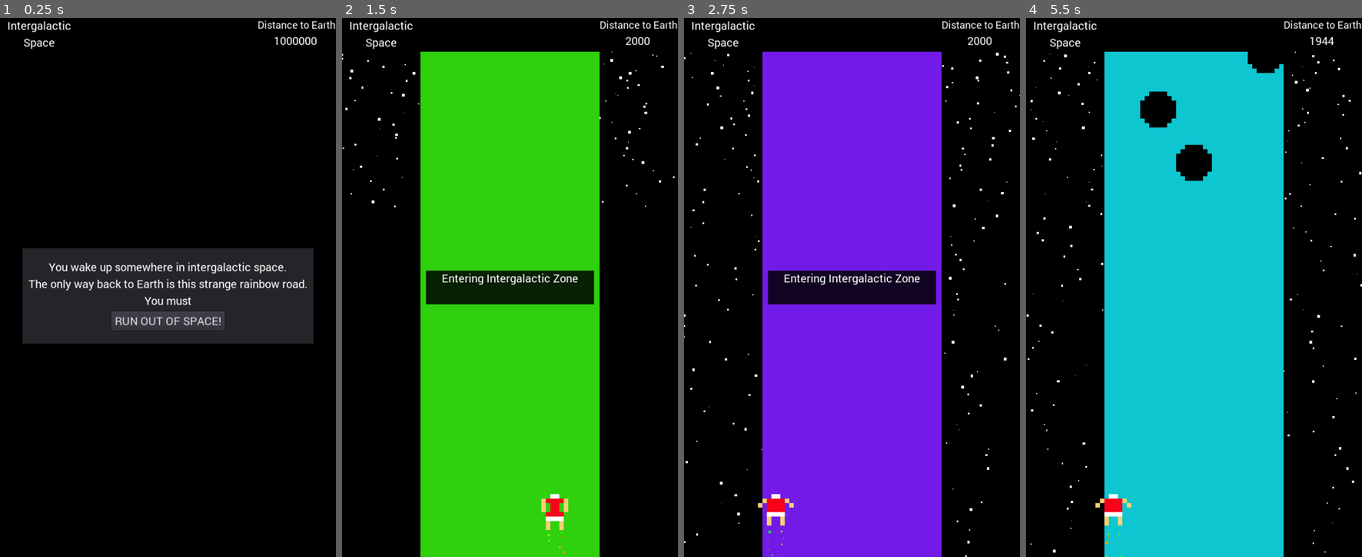
Above: before the commit, frames 1-4 (left to right).
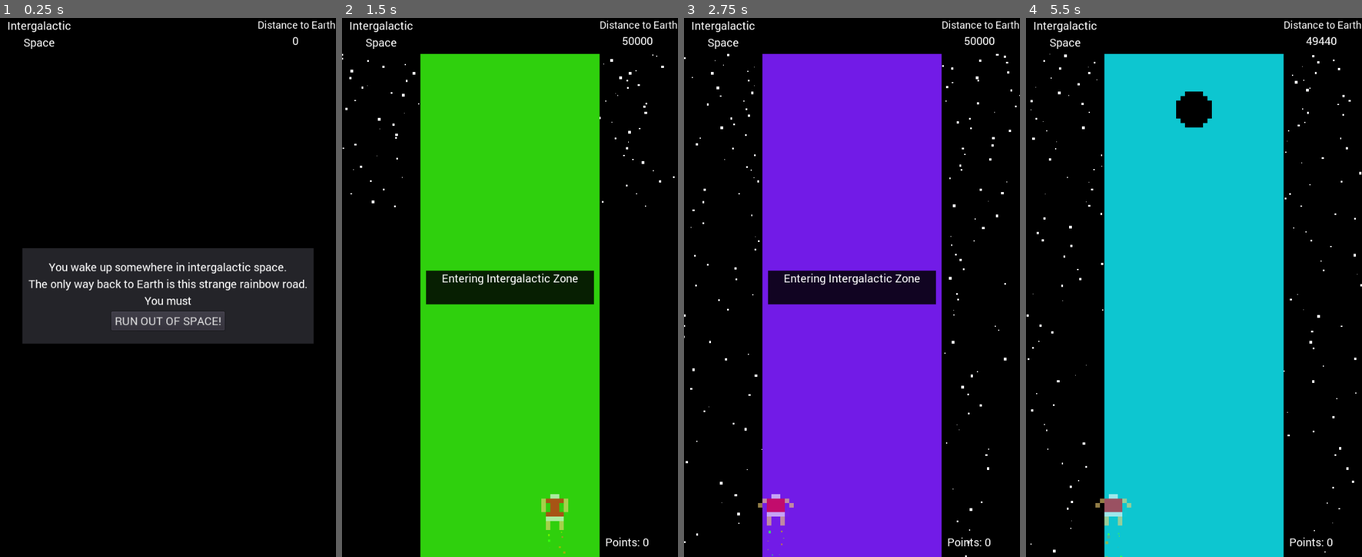
Above: after the commit, the same moments.

Repository: learnb/LD42
Game: Godot game, scene res://Main.tscn
Two runs of this game, one before a commit and one after it. Both use one fixed random seed, a clock stepped at 60 frames per second and the inputs below.
Inputs:
- Up to frame 1 (0.25 s): no input
- Up to frame 2 (1.5 s): click "RUN OUT OF SPACE!" at 0.5 s; tap Enter (ui_accept) at 1.25 s; hold Right (ui_right) from 1.28 s (still down); hold Space (ui_action) from 1.28 s (still down)
- Up to frame 3 (2.75 s): tap Enter (ui_accept) at 1.52, 1.55, 1.82, 2.1, 2.27, 2.57 s; release Right (ui_right) at 2.03 s; release Space (ui_action) at 2.03 s; hold Left (ui_left) from 2.03 s (still down); tap Space (ui_action) at 2.3 s
- Up to frame 4 (5.5 s): release Left (ui_left) at 2.78 s; hold Space (ui_action) 2.78-3.53 s; hold Right (ui_right) 2.78-4.28 s; tap Enter (ui_accept) at 3.05, 3.77, 4.07, 4.35, 4.52, 4.82, 5.27 s; tap Space (ui_action) at 3.6, 5.1 s; hold Left (ui_left) from 4.28 s (still down)

The runs differ from the first frame. In frame 1, less than 0.1% of the frame differs, in the area x 81-95%, y 3-6%; in frame 2, 0.8%; in frame 3, 0.8%; in frame 4, 2.8%, in the area x 20-93%, y 3-100%.

Commit message:
everything but sound

Diff:
--- /dev/null
+++ b/Bonus.gd
@@ -0,0 +1,22 @@
+extends Node
+
+
+
+func _ready():
+	pass
+
+func set_label(text):
+	$AnimationPlayer/Position2D/Label.text = text
+
+func set_loc(pos):
+	$AnimationPlayer/Position2D.position = pos
+
+func play(value):
+	set_label(str(value))
+	# play animation
+	$AnimationPlayer.play("get_point")
+	# wait
+	yield($AnimationPlayer, "animation_finished")
+	# die
+	queue_free()
+	pass
--- /dev/null
+++ b/Bonus.tscn
@@ -0,0 +1,96 @@
+[gd_scene load_steps=5 format=2]
+
+[ext_resource path="res://Bonus.gd" type="Script" id=1]
+[ext_resource path="res://fonts/Roboto-Regular.ttf" type="DynamicFontData" id=2]
+
+[sub_resource type="Animation" id=2]
+
+resource_name = "get_point"
+length = 1.0
+loop = false
+step = 0.1
+tracks/0/type = "value"
+tracks/0/path = NodePath("AnimationPlayer/Position2D/Label:rect_scale")
+tracks/0/interp = 1
+tracks/0/loop_wrap = true
+tracks/0/imported = false
+tracks/0/enabled = true
+tracks/0/keys = {
+"times": PoolRealArray( 0, 1 ),
+"transitions": PoolRealArray( 1, 1 ),
+"update": 0,
+"values": [ Vector2( 1, 1 ), Vector2( 1.5, 1.5 ) ]
+}
+tracks/1/type = "value"
+tracks/1/path = NodePath("AnimationPlayer/Position2D/Label:custom_colors/font_color")
+tracks/1/interp = 1
+tracks/1/loop_wrap = true
+tracks/1/imported = false
+tracks/1/enabled = true
+tracks/1/keys = {
+"times": PoolRealArray( 0, 1 ),
+"transitions": PoolRealArray( 1, 1 ),
+"update": 0,
+"values": [ Color( 1, 1, 1, 1 ), Color( 1, 1, 1, 0.171255 ) ]
+}
+tracks/2/type = "value"
+tracks/2/path = NodePath("AnimationPlayer/Position2D/Label:rect_position")
+tracks/2/interp = 1
+tracks/2/loop_wrap = true
+tracks/2/imported = false
+tracks/2/enabled = true
+tracks/2/keys = {
+"times": PoolRealArray( 0, 1 ),
+"transitions": PoolRealArray( 1, 1 ),
+"update": 0,
+"values": [ Vector2( 0, 0 ), Vector2( 0, -100 ) ]
+}
+
+[sub_resource type="DynamicFont" id=1]
+
+size = 20
+use_mipmaps = false
+use_filter = false
+font_data = ExtResource( 2 )
+_sections_unfolded = [ "Font", "Settings" ]
+
+[node name="Bonus" type="Node"]
+
+script = ExtResource( 1 )
+
+[node name="AnimationPlayer" type="AnimationPlayer" parent="." index="0"]
+
+root_node = NodePath("..")
+autoplay = ""
+playback_process_mode = 1
+playback_default_blend_time = 0.0
+playback_speed = 1.0
+anims/get_point = SubResource( 2 )
+blend_times = [  ]
+
+[node name="Position2D" type="Position2D" parent="AnimationPlayer" index="0"]
+
+[node name="Label" type="Label" parent="AnimationPlayer/Position2D" index="0"]
+
+anchor_left = 0.0
+anchor_top = 0.0
+anchor_right = 0.0
+anchor_bottom = 0.0
+margin_top = -100.0
+margin_right = 40.0
+margin_bottom = -73.0
+rect_rotation = 320.0
+rect_scale = Vector2( 1.5, 1.5 )
+rect_pivot_offset = Vector2( 0, 0 )
+rect_clip_content = false
+mouse_filter = 2
+mouse_default_cursor_shape = 0
+size_flags_horizontal = 1
+size_flags_vertical = 4
+custom_fonts/font = SubResource( 1 )
+custom_colors/font_color = Color( 1, 1, 1, 0.171255 )
+text = "+10"
+percent_visible = 1.0
+lines_skipped = 0
+max_lines_visible = -1
+_sections_unfolded = [ "Rect", "custom_colors", "custom_fonts" ]
--- a/HUD.gd
+++ b/HUD.gd
@@ -4,7 +4,7 @@
 	$Message.hide()
 
 func update_score(score):
-	$Score.text = str(score)
+	$Score.text = str(score*10)
 
 func update_zone(text):
 	$Zone.text = text
@@ -17,6 +17,16 @@
 	$Message.hide()
 	$Message.text = ""
 
+func resize_for_zone(zone):
+	if zone == 1:
+		$AnimationPlayer.play("space_animate_zone_1")
+	if zone == 2:
+		$AnimationPlayer.play("space_animate_zone_2")
+	if zone == 3:
+		$AnimationPlayer.play("space_animate_zone_3")
+	if zone == 4:
+		$AnimationPlayer.play("space_animate_end")
+
 func resize_space(height):
 	$AnimationPlayer/Space.margin_bottom = height
 	#$Space.margin_bottom = height
--- a/HUD.tscn
+++ b/HUD.tscn
@@ -1,25 +1,82 @@
-[gd_scene load_steps=8 format=2]
+[gd_scene load_steps=11 format=2]
 
 [ext_resource path="res://HUD.gd" type="Script" id=1]
 [ext_resource path="res://fonts/Roboto-Regular.ttf" type="DynamicFontData" id=2]
 
+[sub_resource type="Animation" id=6]
+
+resource_name = "space_animate_end"
+length = 4.0
+loop = false
+step = 0.1
+tracks/0/type = "value"
+tracks/0/path = NodePath("AnimationPlayer/Space:margin_bottom")
+tracks/0/interp = 1
+tracks/0/loop_wrap = true
+tracks/0/imported = false
+tracks/0/enabled = true
+tracks/0/keys = {
+"times": PoolRealArray( 0, 4 ),
+"transitions": PoolRealArray( 1, 1 ),
+"update": 0,
+"values": [ 704.0, 64.0 ]
+}
+
 [sub_resource type="Animation" id=5]
 
-resource_name = "space_animate"
-length = 1.0
-loop = false
-step = 0.1
-tracks/0/type = "value"
-tracks/0/path = NodePath("AnimationPlayer/Space:margin_bottom")
-tracks/0/interp = 1
-tracks/0/loop_wrap = true
-tracks/0/imported = false
-tracks/0/enabled = true
-tracks/0/keys = {
-"times": PoolRealArray( 0 ),
-"transitions": PoolRealArray( 1 ),
-"update": 1,
-"values": [ 60.0 ]
+resource_name = "space_animate_zone_1"
+length = 4.0
+loop = false
+step = 0.1
+tracks/0/type = "value"
+tracks/0/path = NodePath("AnimationPlayer/Space:margin_bottom")
+tracks/0/interp = 1
+tracks/0/loop_wrap = true
+tracks/0/imported = false
+tracks/0/enabled = true
+tracks/0/keys = {
+"times": PoolRealArray( 0, 4 ),
+"transitions": PoolRealArray( 1, 1 ),
+"update": 0,
+"values": [ 60.0, 192.0 ]
+}
+
+[sub_resource type="Animation" id=7]
+
+resource_name = "space_animate_zone_2"
+length = 4.0
+loop = false
+step = 0.1
+tracks/0/type = "value"
+tracks/0/path = NodePath("AnimationPlayer/Space:margin_bottom")
+tracks/0/interp = 1
+tracks/0/loop_wrap = true
+tracks/0/imported = false
+tracks/0/enabled = true
+tracks/0/keys = {
+"times": PoolRealArray( 0, 4 ),
+"transitions": PoolRealArray( 1, 1 ),
+"update": 0,
+"values": [ 192.0, 448.0 ]
+}
+
+[sub_resource type="Animation" id=8]
+
+resource_name = "space_animate_zone_3"
+length = 4.0
+loop = false
+step = 0.1
+tracks/0/type = "value"
+tracks/0/path = NodePath("AnimationPlayer/Space:margin_bottom")
+tracks/0/interp = 1
+tracks/0/loop_wrap = true
+tracks/0/imported = false
+tracks/0/enabled = true
+tracks/0/keys = {
+"times": PoolRealArray( 0, 4 ),
+"transitions": PoolRealArray( 1, 1 ),
+"update": 0,
+"values": [ 448.0, 704.0 ]
 }
 
 [sub_resource type="DynamicFont" id=1]
@@ -65,7 +122,10 @@
 playback_process_mode = 1
 playback_default_blend_time = 0.0
 playback_speed = 1.0
-anims/space_animate = SubResource( 5 )
+anims/space_animate_end = SubResource( 6 )
+anims/space_animate_zone_1 = SubResource( 5 )
+anims/space_animate_zone_2 = SubResource( 7 )
+anims/space_animate_zone_3 = SubResource( 8 )
 blend_times = [  ]
 
 [node name="Space" type="ColorRect" parent="AnimationPlayer" index="0"]
@@ -76,7 +136,7 @@
 anchor_bottom = 0.0
 margin_left = -300.0
 margin_right = 300.0
-margin_bottom = 60.0
+margin_bottom = 64.0
 rect_pivot_offset = Vector2( 0, 0 )
 rect_clip_content = false
 mouse_filter = 0
@@ -147,7 +207,7 @@
 size_flags_horizontal = 1
 size_flags_vertical = 4
 custom_fonts/font = SubResource( 3 )
-text = "1000000"
+text = "0"
 align = 1
 percent_visible = 1.0
 lines_skipped = 0
--- a/Main.gd
+++ b/Main.gd
@@ -1,10 +1,16 @@
 extends Node
 
 export (PackedScene) var Obstl
-var score
-const SCORE_START = 2000
+export (PackedScene) var Bonus
+var score # Distance metric
+var points # Style points
+var win = false
+var alive = true
+var is_start_menu = true
+var zone = 0
+const SCORE_START = 5000
 const ZONE_LINES = [SCORE_START/4*3, SCORE_START/4*2, SCORE_START/4*1, SCORE_START/4*0]
-const ZONE_HEIGHTS = [60, 160, 300, 480, 832, 960]
+const ZONE_HEIGHTS = [64*1, 64*3, 64*7, 64*11, 64*13, 64*15]
 
 func _ready():
 	randomize()
@@ -13,42 +19,83 @@
 	$Player.position.y = 880
 	score = SCORE_START
 	$HUD.resize_space(ZONE_HEIGHTS[5])
+	$SpawnTimer.wait_time = 0.5
+	show_start_menu()
 
 func _process(delta):
-	$Debug.text = str($Player.jumping)
-
-func new_game():
-	# Clear Menu
+	if is_start_menu and Input.is_action_just_pressed("ui_accept"):
+			new_game()
+
+	$Debug.text = str(is_start_menu)
+	if win:
+		$Player.position.y -= $Player.speed/4 * delta
+		$Player.position.y = clamp($Player.position.y, 80, 880)
+
+func show_start_menu():
+	is_start_menu = true
+	$Description.show()
+	$Start.show()
+	$Panel.show()
+
+func hide_start_menu():
+	is_start_menu = false
 	$Description.hide()
 	$Start.hide()
 	$Panel.hide()
 
+func new_game(): # Start button event
+	# Clear Menu
+	hide_start_menu()
+
 	# Start Game
+	alive = true
+	update_points(0)
 	$HUD.resize_space(ZONE_HEIGHTS[0])
 	score = SCORE_START
 	$HUD.update_score(score)
 	$Player.show()
 	$Player.position.x = 300
 	$Player.position.y = 880
+	$SpawnTimer.wait_time = 0.5
 	$SpawnTimer.start()
 	$ScoreTimer.start()
 	change_zone(0)
 
 func game_over():
+
+	# Reset all game variables
+	alive = false
+	$Player.position.x = 0
+	zone = 0
+
+	$Player.hide()
+	$TransitionTimer.stop() # Stop TransitionTimer first: it is a lock
+	$SpawnTimer.stop()
+	$ScoreTimer.stop()
+
+	# Wait for timer to end
 	# Show Game Over message
-	# Reset all game variables
-	$HUD.resize_space(ZONE_HEIGHTS[5])
-	$Player.hide()
-	$SpawnTimer.stop()
-	$ScoreTimer.stop()
-	$TransitionTimer.stop()
+	$HUD.show_message("You fell in a hole!")
+	$TransitionTimer.start()
+	yield($TransitionTimer, "timeout")
+	$SpawnTimer.stop()
+	$ScoreTimer.stop()
+
 	# queue_free all Obstl instances
 	clear_obs()
-	# Wait for timer to end
-
-	$Panel.show()
-	$Description.show()
-	$Start.show()
+	$HUD.resize_space(ZONE_HEIGHTS[5])
+	show_start_menu()
+
+func win():
+	win = true
+	$TransitionTimer.stop()
+	$SpawnTimer.stop()
+	$ScoreTimer.stop()
+	$Road.clear_road()
+
+	# Congrats
+	# Credits
+
 
 func clear_obs():
 	var regex = RegEx.new()
@@ -63,41 +110,41 @@
 		$HUD.show_message("Entering Intergalactic Zone")
 		$HUD.update_zone("Intergalactic\nSpace")
 		$HUD.resize_space(ZONE_HEIGHTS[0])
+		$SpawnTimer.wait_time = 0.5
 	if zone_index == 1:
-		$HUD.show_message("Entering Interstellar Zone")
+		$HUD.show_message("Entering Interstellar Zone\nIt's getting harder to see..")
 		$HUD.update_zone("Interstellar\nSpace")
-		$HUD.resize_space(ZONE_HEIGHTS[1])
+		$HUD.resize_for_zone(1)
+		$SpawnTimer.wait_time = 0.25
 	if zone_index == 2:
 		$HUD.show_message("Entering Interplanetary Zone")
 		$HUD.update_zone("Interplanetary\nSpace")
-		$HUD.resize_space(ZONE_HEIGHTS[2])
+		$HUD.resize_for_zone(2)
+		$SpawnTimer.wait_time = 0.25
 	if zone_index == 3:
 		$HUD.show_message("Entering Geospace Zone\nAlmost home!")
 		$HUD.update_zone("Geospace")
-		$HUD.resize_space(ZONE_HEIGHTS[3])
+		$HUD.resize_for_zone(3)
+		$SpawnTimer.wait_time = 0.25
+		#$HUD.resize_space(ZONE_HEIGHTS[3])
 	if zone_index == 4: # WIN
 		$HUD.show_message("You made it to Earth!")
 		$HUD.update_zone("Earth")
-		$HUD.resize_space(ZONE_HEIGHTS[3])
-
-	$SpawnTimer.stop()
-	$ScoreTimer.stop()
-	#clear_obs()
+		$HUD.resize_for_zone(4)
+		win()
+		return
+		#$HUD.resize_space(ZONE_HEIGHTS[3])
+
+	$SpawnTimer.stop()
+	$ScoreTimer.stop()
+	#clear_obs() # TODO: Want this or not?
 	$TransitionTimer.start()
 	yield($TransitionTimer, "timeout")
 	$SpawnTimer.start()
 	$ScoreTimer.start()
-
-
-
-func _on_Player_hit():
-	game_over()
-
-func _on_SpawnTimer_timeout():
-	# Choose a random location on Path2D.
-	var loc_x = [172, 236, 300, 364, 428]
-	var x = loc_x[randi() % loc_x.size()]
-	# Create a Obstacle instance and add it to the scene.
+	zone = zone_index
+
+func make_ob_at(x):
 	var obstl = Obstl.instance()
 	add_child(obstl)
 	# Set the obstl's position to a random location.
@@ -105,6 +152,30 @@
 	obstl.position.y = 0
 	# Choose the velocity.
 	obstl.set_linear_velocity(Vector2(0, obstl.speed))
+
+func make_bonus(value):
+	update_points(points + value)
+	var b = Bonus.instance()
+	add_child(b)
+	# Set the obstl's position to a random location.
+	b.set_loc($Player.position)
+	b.play("+"+str(value))
+
+func _on_Player_hit():
+	game_over()
+
+func _on_SpawnTimer_timeout():
+	# Choose a random location
+	var loc_x = [172, 236, 300, 364, 428]
+	var x = loc_x[randi() % loc_x.size()]
+	# Create a Obstacle instance and add it to the scene
+	make_ob_at(x)
+	if zone >= 2:
+		x = loc_x[randi() % loc_x.size()]
+		make_ob_at(x)
+	if zone >= 3:
+		x = loc_x[randi() % loc_x.size()]
+		make_ob_at(x)
 
 func _on_ScoreTimer_timeout():
 	score -= 1
@@ -121,3 +192,19 @@
 	if score == ZONE_LINES[3]: # Win / Earth
 		clear_obs()
 		change_zone(4)
+
+func update_points(value):
+	points = value
+	$Points.text = "Points: "
+	$Points.text += str(points)
+
+func _on_Player_point():
+	if alive:
+		if zone == 0:
+			make_bonus(10)
+		if zone == 1:
+			make_bonus(50)
+		if zone == 2:
+			make_bonus(100)
+		if zone == 3:
+			make_bonus(500)
--- a/Main.tscn
+++ b/Main.tscn
@@ -1,11 +1,12 @@
-[gd_scene load_steps=10 format=2]
+[gd_scene load_steps=12 format=2]
 
 [ext_resource path="res://Main.gd" type="Script" id=1]
 [ext_resource path="res://Obstacle.tscn" type="PackedScene" id=2]
-[ext_resource path="res://Road.tscn" type="PackedScene" id=3]
-[ext_resource path="res://Player.tscn" type="PackedScene" id=4]
-[ext_resource path="res://HUD.tscn" type="PackedScene" id=5]
-[ext_resource path="res://fonts/Roboto-Regular.ttf" type="DynamicFontData" id=6]
+[ext_resource path="res://Bonus.tscn" type="PackedScene" id=3]
+[ext_resource path="res://Road.tscn" type="PackedScene" id=4]
+[ext_resource path="res://Player.tscn" type="PackedScene" id=5]
+[ext_resource path="res://HUD.tscn" type="PackedScene" id=6]
+[ext_resource path="res://fonts/Roboto-Regular.ttf" type="DynamicFontData" id=7]
 
 [sub_resource type="ParticlesMaterial" id=1]
 
@@ -60,17 +61,25 @@
 size = 20
 use_mipmaps = false
 use_filter = false
-font_data = ExtResource( 6 )
+font_data = ExtResource( 7 )
+_sections_unfolded = [ "Font", "Settings" ]
+
+[sub_resource type="DynamicFont" id=4]
+
+size = 20
+use_mipmaps = false
+use_filter = false
+font_data = ExtResource( 7 )
 _sections_unfolded = [ "Font", "Settings" ]
 
 [node name="Main" type="Node" index="0"]
 
 script = ExtResource( 1 )
 Obstl = ExtResource( 2 )
+Bonus = ExtResource( 3 )
 
 [node name="Background" type="ColorRect" parent="." index="0"]
 
-editor/display_folded = true
 anchor_left = 0.5
 anchor_top = 0.5
 anchor_right = 0.5
@@ -134,52 +143,31 @@
 v_frames = 1
 _sections_unfolded = [ "Process Material", "Textures", "Time", "Transform" ]
 
-[node name="Road" parent="." index="1" instance=ExtResource( 3 )]
-
-[node name="Player" parent="." index="2" instance=ExtResource( 4 )]
+[node name="Road" parent="." index="1" instance=ExtResource( 4 )]
+
+[node name="Player" parent="." index="2" instance=ExtResource( 5 )]
 
 visible = false
 z_index = 100
-_sections_unfolded = [ "Transform" ]
-
-[node name="Debug" type="Label" parent="." index="3"]
-
-visible = false
-anchor_left = 0.5
-anchor_top = 1.0
-anchor_right = 0.5
-anchor_bottom = 1.0
-margin_left = 199.0
-margin_top = -50.0
-margin_right = 239.0
-margin_bottom = -36.0
-rect_pivot_offset = Vector2( 0, 0 )
-rect_clip_content = false
-mouse_filter = 2
-mouse_default_cursor_shape = 0
-size_flags_horizontal = 1
-size_flags_vertical = 4
-percent_visible = 1.0
-lines_skipped = 0
-max_lines_visible = -1
-
-[node name="SpawnTimer" type="Timer" parent="." index="4"]
+_sections_unfolded = [ "Transform", "Visibility" ]
+
+[node name="SpawnTimer" type="Timer" parent="." index="3"]
 
 process_mode = 1
 wait_time = 0.25
 one_shot = false
 autostart = false
 
-[node name="ScoreTimer" type="Timer" parent="." index="5"]
+[node name="ScoreTimer" type="Timer" parent="." index="4"]
 
 process_mode = 1
 wait_time = 0.01
 one_shot = false
 autostart = false
 
-[node name="HUD" parent="." index="6" instance=ExtResource( 5 )]
-
-[node name="Panel" type="Panel" parent="." index="7"]
+[node name="HUD" parent="." index="5" instance=ExtResource( 6 )]
+
+[node name="Panel" type="Panel" parent="." index="6"]
 
 anchor_left = 0.5
 anchor_top = 0.5
@@ -196,7 +184,7 @@
 size_flags_horizontal = 1
 size_flags_vertical = 1
 
-[node name="Description" type="Label" parent="." index="8"]
+[node name="Description" type="Label" parent="." index="7"]
 
 anchor_left = 0.5
 anchor_top = 0.5
@@ -222,7 +210,7 @@
 max_lines_visible = -1
 _sections_unfolded = [ "Margin", "custom_fonts" ]
 
-[node name="Start" type="Button" parent="." index="9"]
+[node name="Start" type="Button" parent="." index="8"]
 
 anchor_left = 0.5
 anchor_top = 0.5
@@ -249,15 +237,58 @@
 align = 1
 _sections_unfolded = [ "custom_fonts" ]
 
-[node name="TransitionTimer" type="Timer" parent="." index="10"]
+[node name="TransitionTimer" type="Timer" parent="." index="9"]
 
 process_mode = 1
 wait_time = 4.0
 one_shot = false
 autostart = false
 
+[node name="Debug" type="Label" parent="." index="10"]
+
+visible = false
+anchor_left = 0.5
+anchor_top = 1.0
+anchor_right = 0.5
+anchor_bottom = 1.0
+margin_left = 199.0
+margin_top = -50.0
+margin_right = 239.0
+margin_bottom = -36.0
+rect_pivot_offset = Vector2( 0, 0 )
+rect_clip_content = false
+mouse_filter = 2
+mouse_default_cursor_shape = 0
+size_flags_horizontal = 1
+size_flags_vertical = 4
+percent_visible = 1.0
+lines_skipped = 0
+max_lines_visible = -1
+
+[node name="Points" type="Label" parent="." index="11"]
+
+anchor_left = 1.0
+anchor_top = 1.0
+anchor_right = 1.0
+anchor_bottom = 1.0
+margin_left = -130.0
+margin_top = -40.0
+rect_pivot_offset = Vector2( 0, 0 )
+rect_clip_content = false
+mouse_filter = 2
+mouse_default_cursor_shape = 0
+size_flags_horizontal = 1
+size_flags_vertical = 4
+custom_fonts/font = SubResource( 4 )
+percent_visible = 1.0
+lines_skipped = 0
+max_lines_visible = -1
+_sections_unfolded = [ "Margin", "custom_fonts" ]
+
 [connection signal="hit" from="Player" to="." method="_on_Player_hit"]
 
+[connection signal="point" from="Player" to="." method="_on_Player_point"]
+
 [connection signal="timeout" from="SpawnTimer" to="." method="_on_SpawnTimer_timeout"]
 
 [connection signal="timeout" from="ScoreTimer" to="." method="_on_ScoreTimer_timeout"]
--- a/Player.gd
+++ b/Player.gd
@@ -1,6 +1,7 @@
 extends Area2D
 
 signal hit
+signal point
 
 export (int) var speed
 var jumping = false
@@ -31,11 +32,20 @@
 			# Now jump animation begins with I-frames.
 			jumping = true
 			$AnimatedSprite.animation = "jump"
+			change_alpha(0)
 			yield($AnimatedSprite, "animation_finished")
+			change_alpha(1)
 			jumping = false
 			$AnimatedSprite.animation = "run"
 
+func change_alpha(value):
+	if value == 0:
+		self.modulate = Color(1, 1, 1, .6)
+	elif value == 1:
+		self.modulate = Color(1, 1, 1, 1)
 
 func _on_Player_body_entered(body):
 	if not jumping:
 		emit_signal("hit")
+	else:
+		emit_signal("point")
--- a/Player.tscn
+++ b/Player.tscn
@@ -85,6 +85,7 @@
 audio_bus_override = false
 audio_bus_name = "Master"
 script = ExtResource( 1 )
+_sections_unfolded = [ "Visibility" ]
 __meta__ = {
 "_edit_group_": true
 }
--- a/Road.gd
+++ b/Road.gd
@@ -2,3 +2,10 @@
 
 func _ready():
 	$AnimationPlayer.play("road_color_animate")
+
+func clear_road():
+	$AnimationPlayer.play("road_clear")
+	yield($AnimationPlayer, "animation_finished")
+	$AnimationPlayer.play("road_earth_create")
+	yield($AnimationPlayer, "animation_finished")
+	$AnimationPlayer.play("road_earth_color")
--- a/Road.tscn
+++ b/Road.tscn
@@ -1,8 +1,27 @@
-[gd_scene load_steps=5 format=2]
+[gd_scene load_steps=8 format=2]
 
 [ext_resource path="res://Road.gd" type="Script" id=1]
 
-[sub_resource type="Animation" id=3]
+[sub_resource type="Animation" id=4]
+
+resource_name = "road_clear"
+length = 8.0
+loop = false
+step = 0.1
+tracks/0/type = "value"
+tracks/0/path = NodePath("AnimationPlayer/ColorRect:margin_bottom")
+tracks/0/interp = 1
+tracks/0/loop_wrap = true
+tracks/0/imported = false
+tracks/0/enabled = true
+tracks/0/keys = {
+"times": PoolRealArray( 0, 5, 8 ),
+"transitions": PoolRealArray( 1, 1, 1 ),
+"update": 0,
+"values": [ 960.0, 960.0, 120.0 ]
+}
+
+[sub_resource type="Animation" id=1]
 
 resource_name = "road_color_animate"
 length = 3.5
@@ -21,15 +40,65 @@
 "values": [ Color( 0.921875, 0.0396118, 0.0396118, 1 ), Color( 0.921875, 0.414968, 0.0792236, 1 ), Color( 0.774724, 0.8 …(231 unchanged characters)…
 }
 
-[sub_resource type="Gradient" id=1]
+[sub_resource type="Animation" id=5]
+
+resource_name = "road_earth_color"
+length = 3.0
+loop = true
+step = 0.1
+tracks/0/type = "value"
+tracks/0/path = NodePath("AnimationPlayer/ColorRect:color")
+tracks/0/interp = 1
+tracks/0/loop_wrap = true
+tracks/0/imported = false
+tracks/0/enabled = true
+tracks/0/keys = {
+"times": PoolRealArray( 0, 0.5, 1, 1.5, 2, 2.5, 3 ),
+"transitions": PoolRealArray( 1, 1, 1, 1, 1, 1, 1 ),
+"update": 0,
+"values": [ Color( 0.0810623, 0.664063, 0.0622559, 1 ), Color( 0.226244, 0.445313, 0.219177, 1 ), Color( 0.0738487, 0.421875, 0.0626221, 1 ), Color( 0.0587897, 0.667969, 0.0391388, 1 ), Color( 0.211105, 0.625, 0.197754, 1 ), Color( 0.164921, 0.332031, 0.159531, 1 ), Color( 0.0276794, 0.25, 0.0205078, 1 ) ]
+}
+
+[sub_resource type="Animation" id=6]
+
+resource_name = "road_earth_create"
+length = 4.0
+loop = false
+step = 0.1
+tracks/0/type = "value"
+tracks/0/path = NodePath("AnimationPlayer/ColorRect:color")
+tracks/0/interp = 1
+tracks/0/loop_wrap = true
+tracks/0/imported = false
+tracks/0/enabled = true
+tracks/0/keys = {
+"times": PoolRealArray( 0, 0.5, 1, 1.5, 2, 2.5, 3, 3.5, 4 ),
+"transitions": PoolRealArray( 1, 1, 1, 1, 1, 1, 1, 1, 1 ),
+"update": 0,
+"values": [ Color( 0.155441, 0.652344, 0.174852, 1 ), Color( 0.184937, 0.46875, 0.196023, 1 ), Color( 0.0564575, 0.722656, 0.0824809, 1 ), Color( 0.407684, 0.855469, 0.425176, 1 ), Color( 0.0610352, 0.488281, 0.0777245, 1 ), Color( 0.139923, 0.273438, 0.145139, 1 ), Color( 0.380676, 0.632813, 0.390525, 1 ), Color( 0.0770416, 0.597656, 0.0973781, 1 ), Color( 0.152222, 0.335938, 0.159398, 1 ) ]
+}
+tracks/1/type = "value"
+tracks/1/path = NodePath("AnimationPlayer/ColorRect:margin_bottom")
+tracks/1/interp = 1
+tracks/1/loop_wrap = true
+tracks/1/imported = false
+tracks/1/enabled = true
+tracks/1/keys = {
+"times": PoolRealArray( 0, 4 ),
+"transitions": PoolRealArray( 1, 1 ),
+"update": 0,
+"values": [ 120.0, 960.0 ]
+}
+
+[sub_resource type="Gradient" id=2]
 
 offsets = PoolRealArray( 0.0887574, 0.278107, 0.390533, 0.556213, 0.698225, 0.846154, 0.934911 )
 colors = PoolColorArray( 0.800781, 0.193939, 0.193939, 1, 0.800781, 0.592179, 0.193939, 1, 0.79604, 0.800781, 0.193939, 1, 0.326686, 0.800781, 0.193939, 1, 0.193939, 0.786558, 0.800781, 1, 0.193939, 0.24609, 0.800781, 1, 0.710703, 0.193939, 0.800781, 1 )
 
-[sub_resource type="GradientTexture" id=2]
+[sub_resource type="GradientTexture" id=3]
 
 flags = 4
-gradient = SubResource( 1 )
+gradient = SubResource( 2 )
 width = 960
 
 [node name="Road" type="Node"]
@@ -43,26 +112,28 @@
 playback_process_mode = 1
 playback_default_blend_time = 0.0
 playback_speed = 1.0
-anims/road_color_animate = SubResource( 3 )
+anims/road_clear = SubResource( 4 )
+anims/road_color_animate = SubResource( 1 )
+anims/road_earth_color = SubResource( 5 )
+anims/road_earth_create = SubResource( 6 )
 blend_times = [  ]
 
 [node name="ColorRect" type="ColorRect" parent="AnimationPlayer" index="0"]
 
 anchor_left = 0.5
-anchor_top = 0.5
+anchor_top = 0.0
 anchor_right = 0.5
-anchor_bottom = 0.5
+anchor_bottom = 0.0
 margin_left = -160.0
-margin_top = -480.0
 margin_right = 160.0
-margin_bottom = 480.0
+margin_bottom = 960.0
 rect_pivot_offset = Vector2( 0, 0 )
 rect_clip_content = false
 mouse_filter = 0
 mouse_default_cursor_shape = 0
 size_flags_horizontal = 1
 size_flags_vertical = 1
-color = Color( 0.686505, 0.816406, 0.0542145, 1 )
+color = Color( 0.155441, 0.652344, 0.174852, 1 )
 _sections_unfolded = [ "Margin" ]
 
 [node name="Sprite" type="Sprite" parent="." index="1"]
--- a/project.godot
+++ b/project.godot
@@ -22,6 +22,10 @@
 
 [input]
 
+ui_accept=[ Object(InputEventKey,"resource_local_to_scene":false,"resource_name":"","device":0,"alt":false,"shift":false,"control":false,"meta":false,"command":false,"pressed":false,"scancode":16777221,"unicode":0,"echo":false,"script":null)
+, Object(InputEventKey,"resource_local_to_scene":false,"resource_name":"","device":0,"alt":false,"shift":false,"control":false,"meta":false,"command":false,"pressed":false,"scancode":16777222,"unicode":0,"echo":false,"script":null)
+, Object(InputEventJoypadButton,"resource_local_to_scene":false,"resource_name":"","device":0,"button_index":11,"pressure":0.0,"pressed":false,"script":null)
+ ]
 ui_left=[ Object(InputEventKey,"resource_local_to_scene":false,"resource_name":"","device":0,"alt":false,"shift":false,"control":false,"meta":false,"command":false,"pressed":false,"scancode":16777231,"unicode":0,"echo":false,"script":null)
 , Object(InputEventJoypadButton,"resource_local_to_scene":false,"resource_name":"","device":0,"button_index":14,"pressure":0.0,"pressed":false,"script":null)
 , Object(InputEventKey,"resource_local_to_scene":false,"resource_name":"","device":0,"alt":false,"shift":false,"control":false,"meta":false,"command":false,"pressed":false,"scancode":65,"unicode":0,"echo":false,"script":null)
Not shown: 1 places in Main.tscn that only renumber resources
Not shown: 1 places in Road.tscn that only renumber resources
